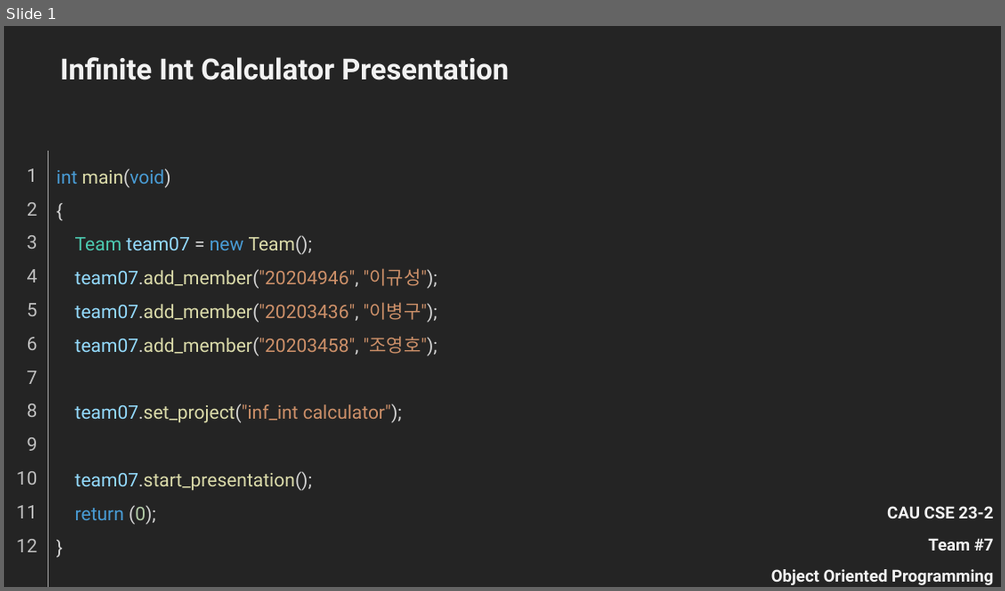
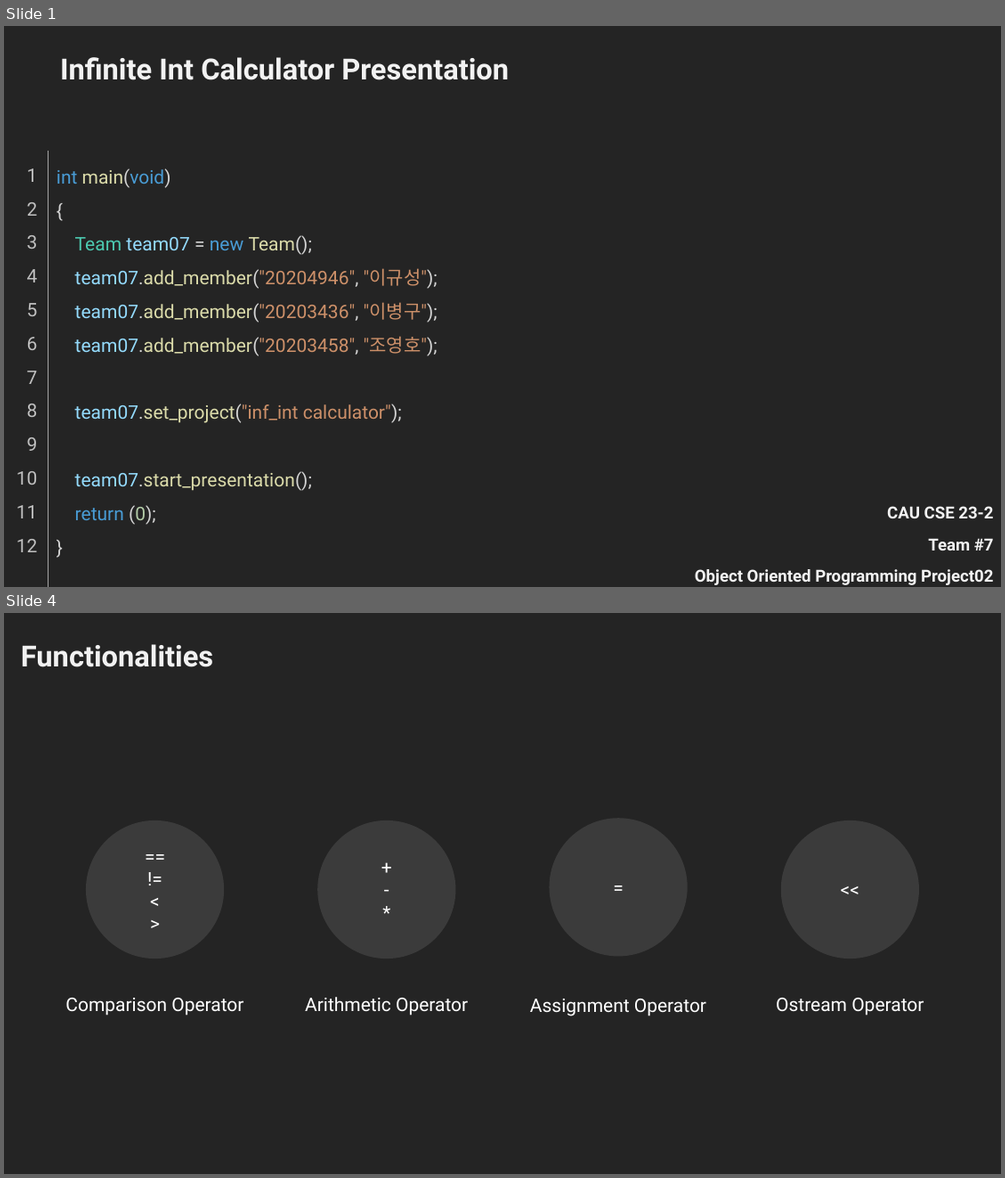
Before and after one commit to Tastypotato245/OOP_Project02, a slide deck: OOP_Project02_Team07.pptx. Shown one above the other, each under a label of ours: slide 1 before the commit, slides 1 and 4 after it; the slides between them are not shown. The pictures are 1005x591 and 1005x1178 pixels, drawn with LibreOffice and Linux fonts; fonts in the diff are those of the drawing. Boxes give left, top, right and bottom in pixels: in the first picture for what was removed or moved away, otherwise in the second. Text is boxed around its words. In the diff, an @@ line names an element or a change of style, - is before the commit and + after.

```diff
--- a/OOP_Project02_Team07.pptx
+++ b/OOP_Project02_Team07.pptx
@@ slide 4 added at (x1=4, y1=613, x2=1001, y2=1174), background #242424 @@
@@ text added at (x1=21, y1=644, x2=213, y2=667), 28 pt, text #F2F2F2, bold @@
+Functionalities
@@ group added at (x1=65, y1=818, x2=923, y2=1016): 4 ellipses, 4 texts @@
+==
+!=
+<
+>
+Comparison Operator
++
+-
+*
+Arithmetic Operator
+=
+Assignment Operator
+<<
+Ostream Operator
@@ slide 1 changed as well @@
@@ text "CAU CSE 23-2" moved from (x1=771, y1=506, x2=994, y2=585) to (x1=695, y1=506, x2=994, y2=585) @@
@@ text at (x1=695, y1=569, x2=993, y2=585): text changed @@
-Object Oriented Programming
+Object Oriented Programming Project02
```
Also in this commit, not shown: 9 other slides added, 3 slides removed, 1 other file.
